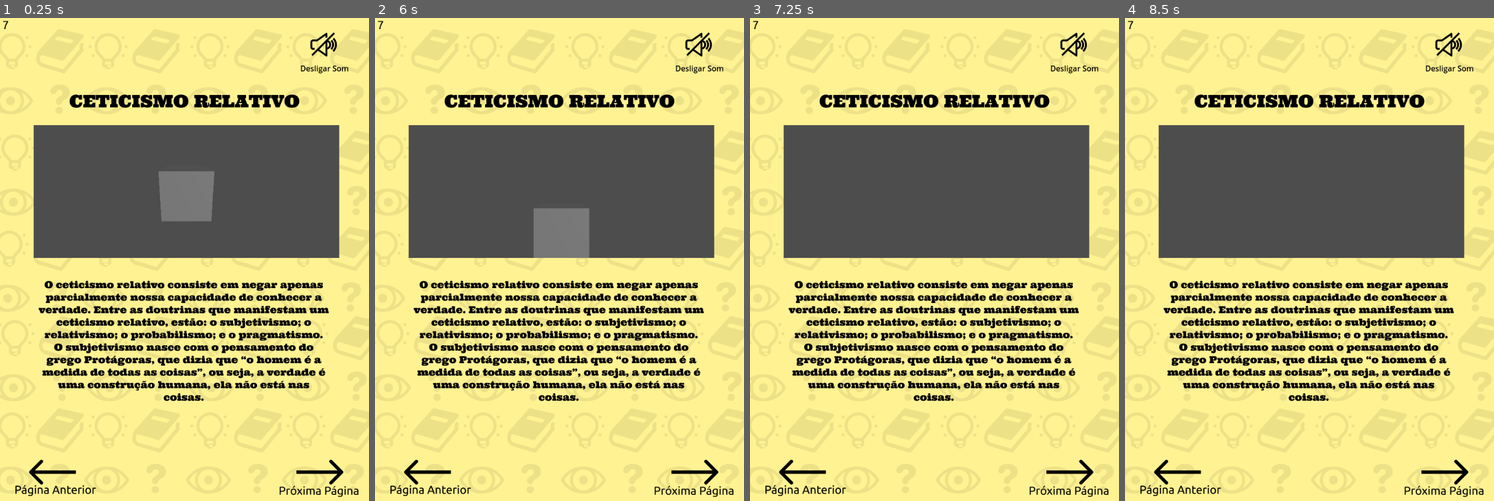
Above: before the commit, frames 1-4 (left to right).
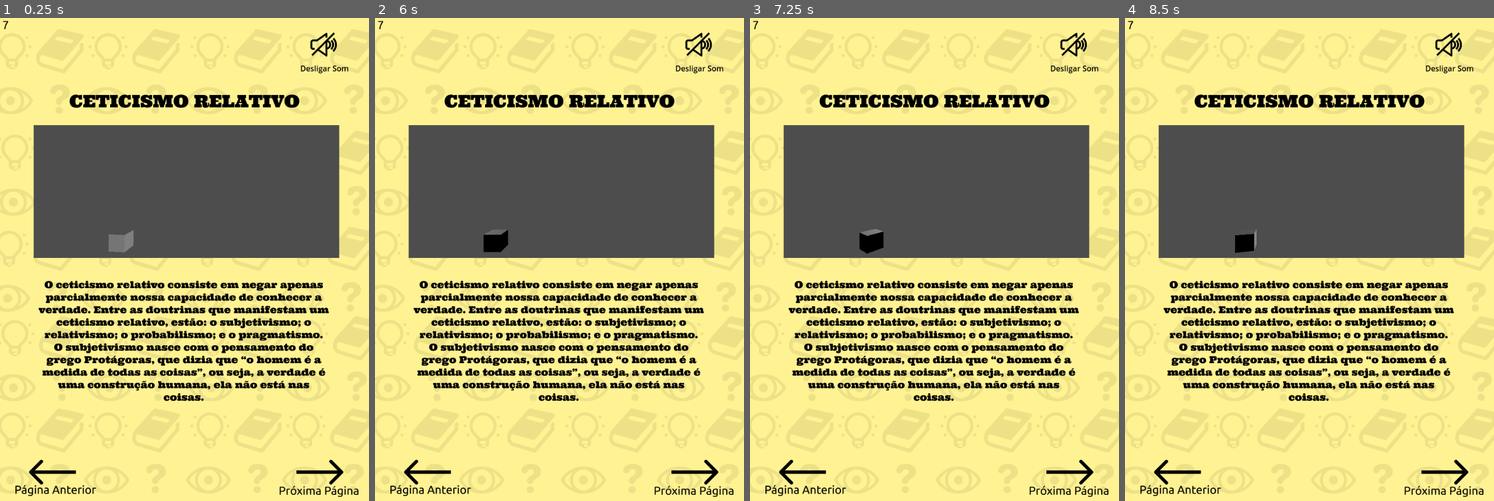
Above: after the commit, the same moments.

Repository: sandrovscarneiro/livro-interativo
Game: Godot game, scene res://cenas/pagina_7.tscn
The game is run twice, just before and just after one commit, with the same random seed, the same clock (stepped at 60 frames per second) and the same inputs. This scene is started directly instead of the project's main scene. Sound files missing from this copy of the repository are replaced by a short silence.
Inputs (mouse positions are in pixels of both pictures, inside the frame that each line leads up to):
- Up to frame 1 (0.25 s): no input
- Up to frame 2 (6 s): tap Enter at 0.5, 2.75, 4.25 s; move the mouse to (640, 240) at 0.52 s; click (640, 240) at 0.67 s; tap Space at 1.25, 3.5, 5.75 s; drag from (485, 288) to (541, 360) at 1.27 s; move the mouse to (596, 158) at 2.02 s; click (596, 158) at 2.17 s; drag from (541, 360) to (448, 191) at 2.77 s; move the mouse to (670, 336) at 3.52 s; click (670, 336) at 3.67 s; drag from (448, 191) to (504, 138) at 4.27 s; move the mouse to (577, 264) at 5.02 s; click (577, 264) at 5.17 s; drag from (504, 138) to (485, 288) at 5.77 s
- Up to frame 3 (7.25 s): move the mouse to (1015, 240) at 6.52 s; click (1015, 240) at 6.67 s
- Up to frame 4 (8.5 s): drag from (1235, 288) to (1291, 360) at 7.27 s; move the mouse to (1346, 158) at 8.02 s; click (1346, 158) at 8.17 s

The runs differ from the first frame. In frame 1, 1.7% of the frame differs, in the area x 29-58%, y 31-49%; in frame 2, 1.8%, in the area x 29-58%, y 39-50%; in frame 3, 0.3%; in frame 4, 0.2%.

Commit message:
Adicionar instruções (p2-p4)

Diff:
--- a/cenas/pagina_2.tscn
+++ b/cenas/pagina_2.tscn
@@ -16,7 +16,7 @@
 [ext_resource type="Script" uid="uid://dwih5jyosffj7" path="res://scripts/label.gd" id="14_puko7"]
 
 [sub_resource type="RectangleShape2D" id="RectangleShape2D_n4upd"]
-size = Vector2(151, 63)
+size = Vector2(168, 74)
 
 [sub_resource type="RectangleShape2D" id="RectangleShape2D_tnqoo"]
 size = Vector2(59, 138)
@@ -31,6 +31,10 @@
 
 [sub_resource type="RectangleShape2D" id="RectangleShape2D_fvf0m"]
 size = Vector2(772.5, 175.5)
+
+[sub_resource type="LabelSettings" id="LabelSettings_puko7"]
+font_size = 24
+font_color = Color(0.7943986, 3.2247603e-06, 9.62615e-07, 1)
 
 [node name="Pagina2" type="Node2D"]
 
@@ -73,7 +77,7 @@
 position = Vector2(342, 250)
 
 [node name="CollisionShape2D" type="CollisionShape2D" parent="Area2D"]
-position = Vector2(41.5, 37.5)
+position = Vector2(36, 32)
 shape = SubResource("RectangleShape2D_n4upd")
 
 [node name="StaticBody2D" type="StaticBody2D" parent="."]
@@ -84,13 +88,15 @@
 position = Vector2(404, 368)
 scale = Vector2(0.4, 0.4)
 texture = ExtResource("10_3uo2l")
+region_enabled = true
+region_rect = Rect2(64, 0, 1216, 768)
 
 [node name="CollisionShape2D3" type="CollisionShape2D" parent="StaticBody2D"]
 position = Vector2(378.5, 390)
 shape = SubResource("RectangleShape2D_tnqoo")
 
 [node name="CollisionPolygon2D" type="CollisionPolygon2D" parent="StaticBody2D"]
-polygon = PackedVector2Array(252, 458, 491, 462, 408, 417, 408, 375, 435, 339, 445, 288, 438, 274, 413, 288, 396, 314, 378, 318, 362, 316, 341, 295, 320, 277, 307, 277, 312, 322, 327, 357, 344, 373, 344, 407, 302, 431, 258, 454, 250, 460)
+polygon = PackedVector2Array(259.2857, 460.71426, 488.5714, 459.99997, 449.99997, 436.42856, 409.2857, 416.42856, 407.14285, 377.85712, 424.2857, 361.42856, 435, 339, 445, 288, 443.5714, 277.14285, 438, 274, 423.5714, 280.71426, 412.85712, 292.85712, 396, 314, 376.42856, 322.14282, 363.5714, 319.2857, 351.42856, 309.99997, 341, 295, 320, 277, 307, 277, 312, 322, 327, 357, 347.85712, 377.85712, 347.85712, 411.42856, 302, 431, 279.99997, 442.85712, 260.71426, 454.99997, 249.99997, 460.71426)
 
 [node name="balls_container" type="Node2D" parent="."]
 
@@ -187,6 +193,7 @@
 metadata/_edit_use_anchors_ = true
 
 [node name="Control" type="Control" parent="."]
+visible = false
 layout_mode = 3
 anchors_preset = 0
 offset_right = 40.0
@@ -216,6 +223,19 @@
 [node name="CollisionShape2D3" type="CollisionShape2D" parent="walls"]
 position = Vector2(386, -92)
 shape = SubResource("RectangleShape2D_fvf0m")
+
+[node name="Label" type="Label" parent="."]
+offset_left = -4.0
+offset_top = 785.0
+offset_right = 778.0
+offset_bottom = 893.0
+text = "Incline seu dispositivo para mover as evidências da razão (bolas)
+à cabeça do homem e visualizar elas se transformarem
+em verdades"
+label_settings = SubResource("LabelSettings_puko7")
+horizontal_alignment = 1
+vertical_alignment = 1
+autowrap_mode = 1
 
 [connection signal="pressed" from="btn_prox_pagina" to="btn_prox_pagina" method="_on_pressed"]
 [connection signal="pressed" from="btn_som" to="btn_som" method="_on_pressed"]
--- a/cenas/pagina_3.tscn
+++ b/cenas/pagina_3.tscn
@@ -12,6 +12,10 @@
 [ext_resource type="Script" uid="uid://d2187rgv385j5" path="res://scripts/audio_stream_player.gd" id="7_riero"]
 [ext_resource type="Texture2D" uid="uid://dlmblepnq3sjw" path="res://icon.svg" id="11_le54s"]
 [ext_resource type="Texture2D" uid="uid://lhq2huql8yrn" path="res://assets/imagens/colher.png" id="11_oshyj"]
+
+[sub_resource type="LabelSettings" id="LabelSettings_puko7"]
+font_size = 24
+font_color = Color(0.7943986, 3.2247603e-06, 9.62615e-07, 1)
 
 [node name="Pagina3" type="Node2D"]
 script = ExtResource("1_pd201")
@@ -95,9 +99,18 @@
 polygon = PackedVector2Array(150, 492, 203, 503, 251, 492, 279, 347, 202, 346, 129, 345)
 
 [node name="Line2D" type="Line2D" parent="Polygon2D"]
-points = PackedVector2Array(150, 492, 203, 503, 251, 492, 282, 343, 126, 340, 150, 492)
+points = PackedVector2Array(150, 492, 173, 499, 203, 503, 230, 500, 251, 492, 282, 343, 126, 340, 150, 492)
 width = 5.0
 default_color = Color(0, 0, 0, 1)
+
+[node name="Label" type="Label" parent="."]
+offset_left = 40.0
+offset_top = 861.0
+offset_right = 738.0
+offset_bottom = 932.0
+text = "Arraste a colher para a água para visualizar ela ficando torta"
+label_settings = SubResource("LabelSettings_puko7")
+horizontal_alignment = 1
 
 [connection signal="pressed" from="btn_prox_pagina" to="btn_prox_pagina" method="_on_pressed"]
 [connection signal="pressed" from="btn_som" to="btn_som" method="_on_pressed"]
--- a/cenas/pagina_4.tscn
+++ b/cenas/pagina_4.tscn
@@ -14,6 +14,10 @@
 
 [sub_resource type="VideoStreamTheora" id="VideoStreamTheora_kimfi"]
 file = "res://assets/videos/empirismo-video.ogv"
+
+[sub_resource type="LabelSettings" id="LabelSettings_puko7"]
+font_size = 24
+font_color = Color(0.7943986, 3.2247603e-06, 9.62615e-07, 1)
 
 [node name="Pagina4" type="Node2D"]
 
@@ -65,6 +69,16 @@
 scale = Vector2(0.1796875, 0.16992188)
 texture_normal = ExtResource("11_q8mvo")
 
+[node name="Label" type="Label" parent="."]
+offset_left = 1.0
+offset_top = 820.0
+offset_right = 767.0
+offset_bottom = 891.0
+text = "Clique no botão de play para assistir o professor
+Francisco Porfírio ensinar sobre o empirismo"
+label_settings = SubResource("LabelSettings_puko7")
+horizontal_alignment = 1
+
 [connection signal="pressed" from="btn_prox_pagina" to="btn_prox_pagina" method="_on_pressed"]
 [connection signal="pressed" from="btn_som" to="btn_som" method="_on_pressed"]
 [connection signal="pressed" from="btn_som" to="AudioStreamPlayer" method="_on_btn_som_pressed"]
--- a/cenas/pagina_7.tscn
+++ b/cenas/pagina_7.tscn
@@ -62,11 +62,12 @@
 render_target_update_mode = 4
 
 [node name="Node3D" type="Node3D" parent="SubViewportContainer/SubViewport"]
-rotation_order = 0
+
+[node name="pivot" type="Node3D" parent="SubViewportContainer/SubViewport/Node3D"]
 script = ExtResource("10_1lhl4")
 
-[node name="Camera3D" type="Camera3D" parent="SubViewportContainer/SubViewport/Node3D"]
-transform = Transform3D(1, 0, 0, 0, 0.95968765, 0.2810687, 0, -0.28106877, 0.9596877, 0, 0.8031956, 2.821689)
+[node name="Camera3D" type="Camera3D" parent="SubViewportContainer/SubViewport/Node3D/pivot"]
+transform = Transform3D(1, 0, 0, 0, 1, 0, 0, 0, 1, 4, 3, 8)
 current = true
 fov = 54.22209
 
--- a/scripts/node_3d.gd
+++ b/scripts/node_3d.gd
@@ -1,30 +1,5 @@
 extends Node3D
 
-var rotating := false
-var last_pos := Vector2.ZERO
-var rotation_speed := 0.01
-
-var yaw := 0.0
-var pitch := 0.0
-
-@onready var cam := $Camera3D
-
-func _input(event):
-	if event is InputEventScreenTouch:
-		rotating = event.pressed
-		last_pos = event.position
-
-	if event is InputEventScreenDrag and rotating:
-		var delta = event.position - last_pos
-		last_pos = event.position
-
-		yaw -= delta.x * rotation_speed
-		pitch -= delta.y * rotation_speed
-		pitch = clamp(pitch, deg_to_rad(-80), deg_to_rad(80))
-
-		rotation.y = yaw      # gira o pivot (horizontal)
-		cam.rotation.x = pitch # gira a camera (vertical)
-
-func _process(_delta):
-	print("Pivot rot:", rotation)
-	print("Camera rot:", cam.rotation)
+func _process(delta):
+	rotation_degrees.y += 30 * delta
+	print("Pivot rot:", rotation_degrees)
Not shown: 1 places in cenas/pagina_2.tscn that only renumber resources
Not shown: 1 places in cenas/pagina_3.tscn that only renumber resources
Not shown: 1 places in cenas/pagina_4.tscn that only renumber resources
Not shown, changed: racionalismo-empirismo-4.apk
Not shown, changed: racionalismo-empirismo-4.apk.idsig
